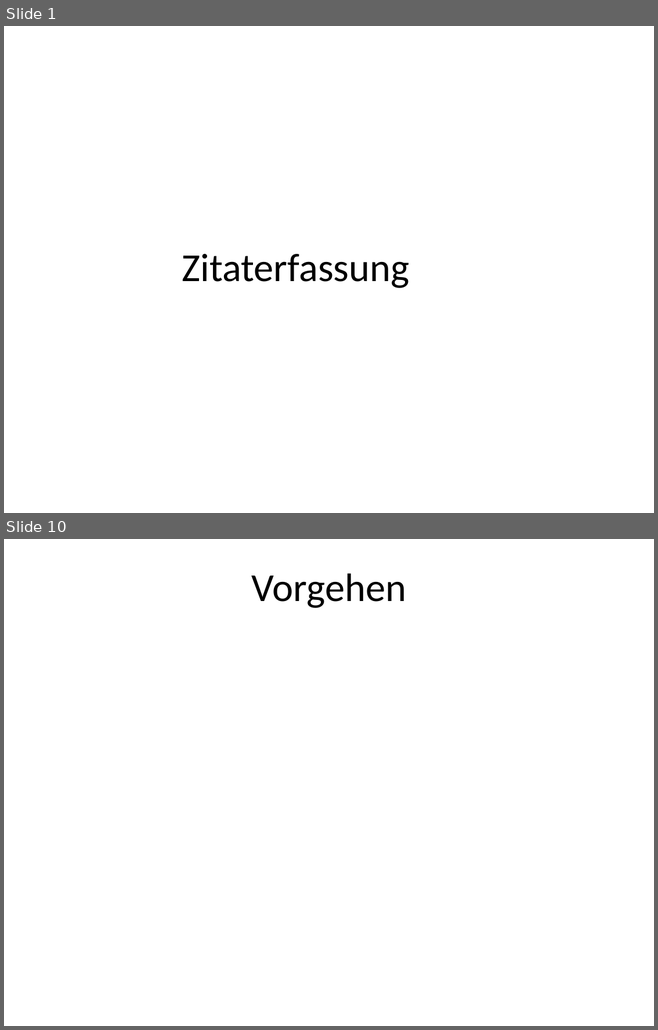
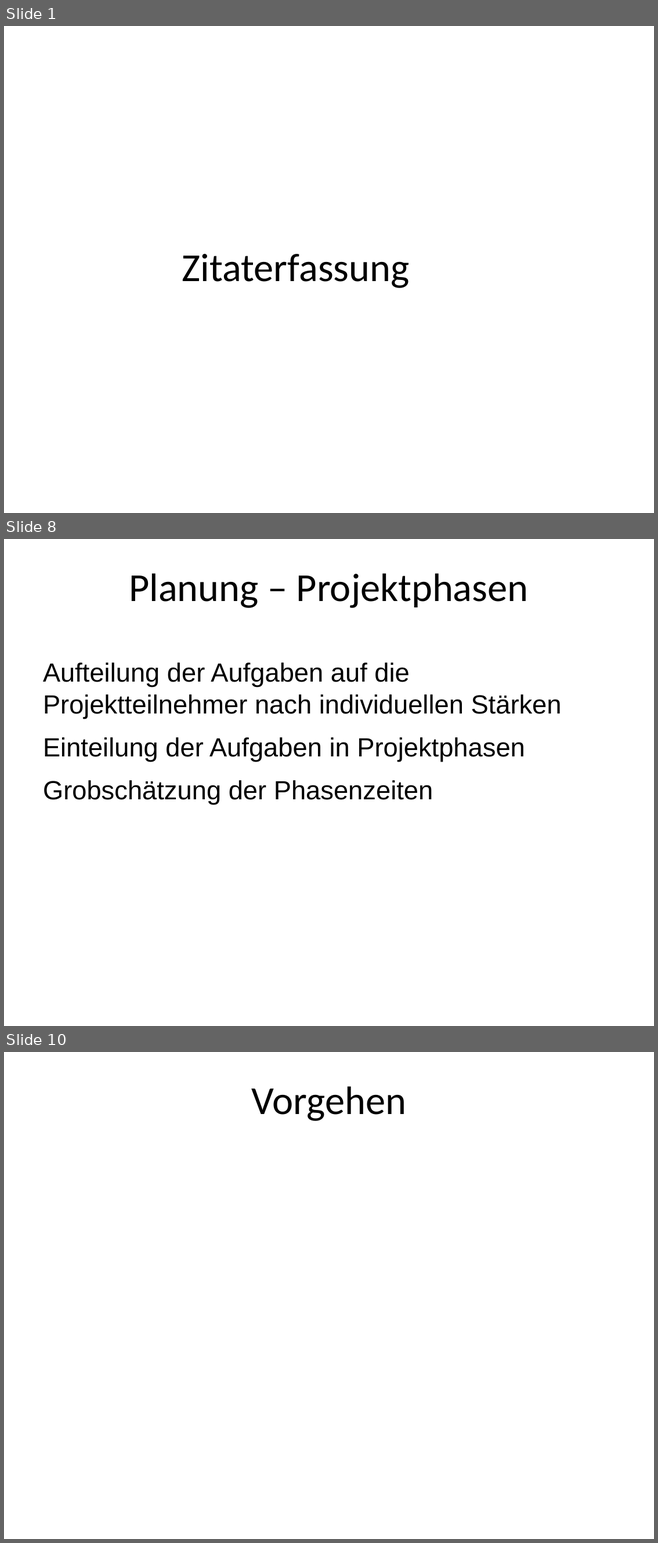
Before and after one commit to TrialAnd404/MyRepo, a slide deck: ZitatErfassung2.odp. Shown one above the other, each under a label of ours: slides 1 and 10 before the commit, slides 1, 8 and 10 after it; the slides between them are not shown. The pictures are 658x1030 and 658x1543 pixels, drawn with LibreOffice and Linux fonts; fonts in the diff are those of the drawing; background and template pictures are left out. Boxes give left, top, right and bottom in pixels: in the first picture for what was removed or moved away, otherwise in the second. Text is boxed around its words. In the diff, an @@ line names an element or a change of style, - is before the commit and + after.

```diff
--- a/ZitatErfassung2.odp
+++ b/ZitatErfassung2.odp
@@ slide 8 added at (4,539,654,1026), background picture (left out) @@
@@ title added at (129,573,528,608), 44 pt, text #000000 @@
+Planung – Projektphasen
@@ text added at (43,663,561,805), 29.1 pt, text #000000 @@
+Aufteilung der Aufgaben auf die Projektteilnehmer nach individuellen Stärken
+Einteilung der Aufgaben in Projektphasen
+Grobschätzung der Phasenzeiten
```
Also in this commit, not shown: 9 slides changed, 5 other slides added, 5 slides removed, 1 other file.
